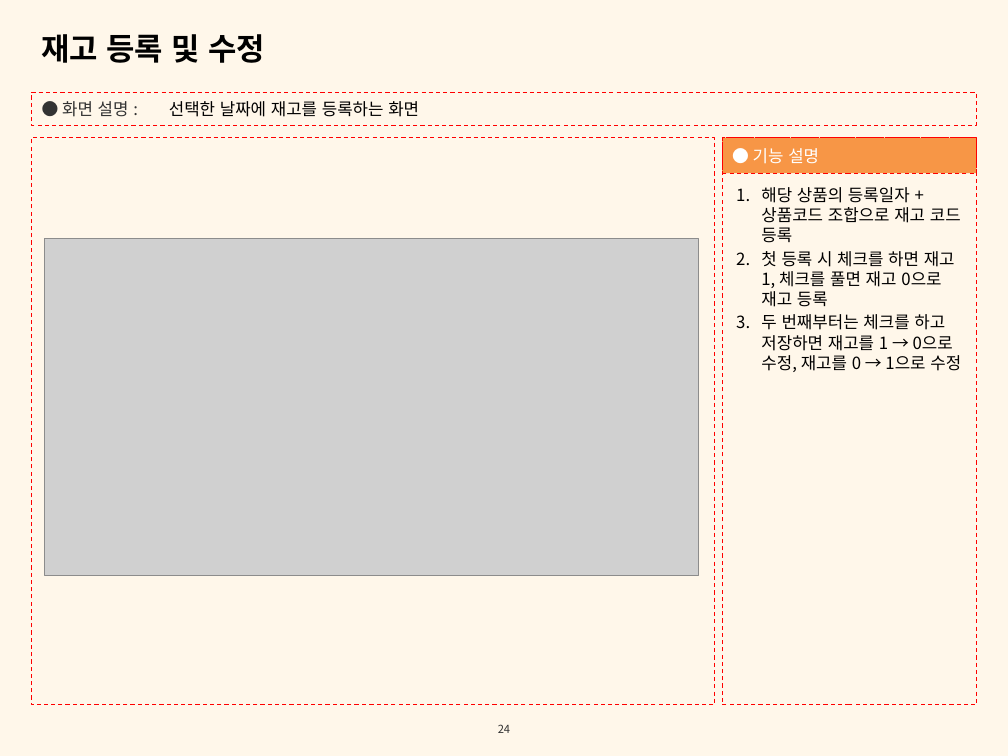
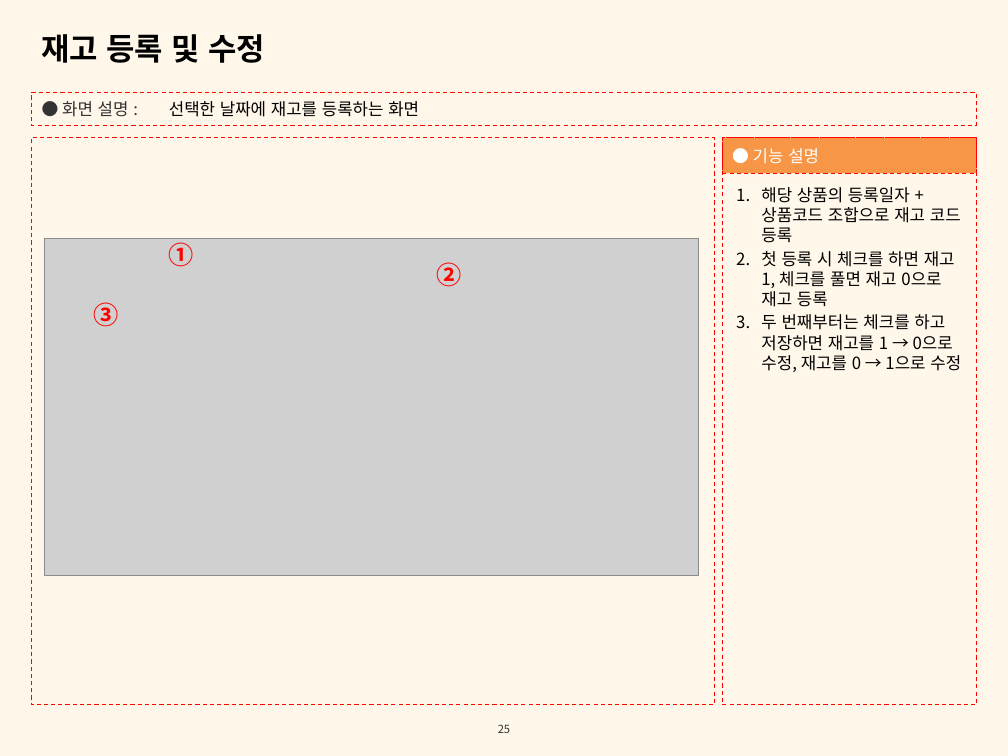
Before and after one commit to beyond-sw-camp/be01-2nd-2Team-PrivateStay, a slide deck: slide 25 of Documents/0_PrivateStay_발표.pptx (slide 24 before the commit). Drawn at 1008x756 pixels with LibreOffice and Linux fonts; fonts in the diff are those of the drawing; grey boxes stand for pictures; background and template pictures are left out. Boxes give left, top, right and bottom in pixels: in the first picture for what was removed or moved away, otherwise in the second. Text is boxed around its words. In the diff, an @@ line names an element or a change of style, - is before the commit and + after.

```diff
--- a/Documents/0_PrivateStay_발표.pptx
+++ b/Documents/0_PrivateStay_발표.pptx
@@ text added at bbox=[169, 238, 194, 267], 18 pt, text #FF0000, bold @@
+①
@@ text added at bbox=[436, 262, 461, 287], 18 pt, text #FF0000, bold @@
+②
@@ text added at bbox=[94, 302, 119, 327], 18 pt, text #FF0000, bold @@
+③
@@ page number at bbox=[498, 724, 510, 733]: text changed @@
-24
+25
```
Also in this commit, not shown: 24 other slides changed, 2 slides added.
